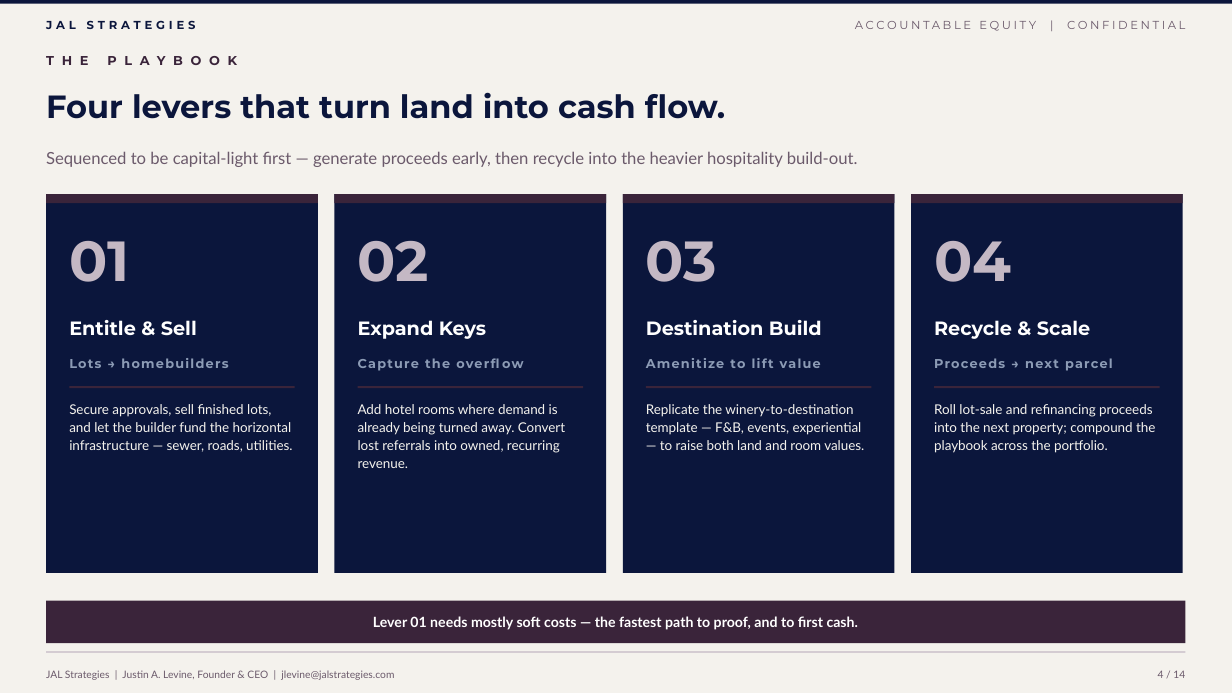
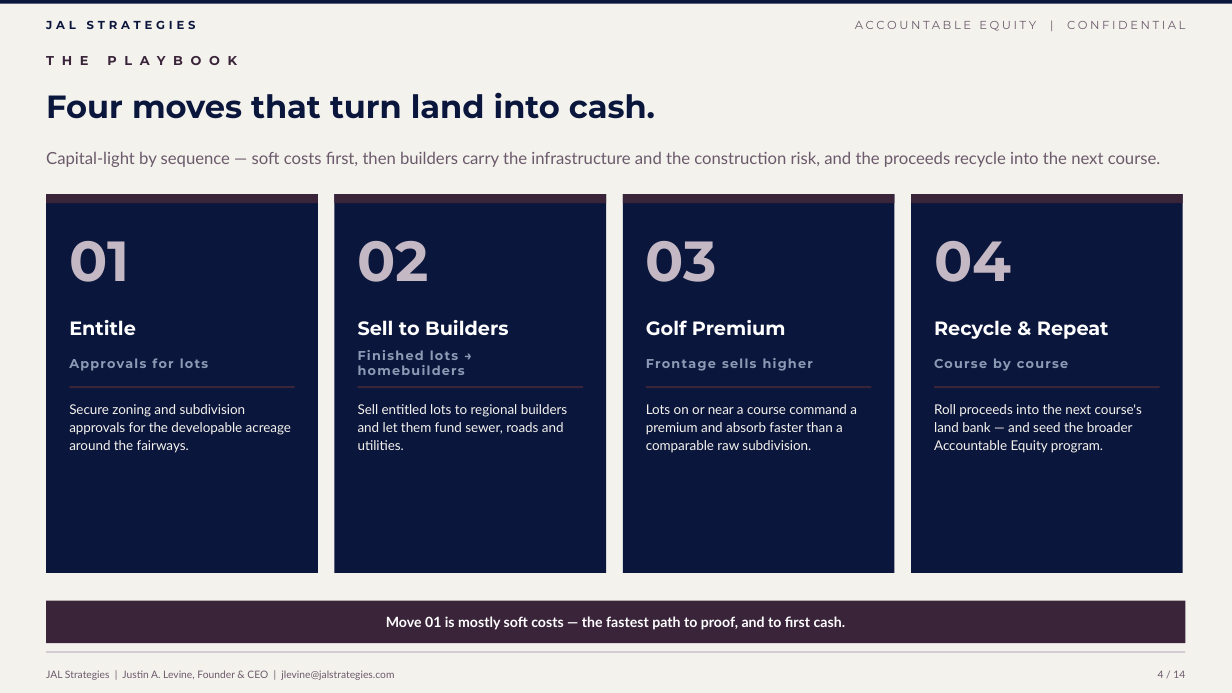
Before and after one commit to jlevine711/Apex, a slide deck: slide 4 of JAL_Accountable_Equity_Proposal.pptx. Drawn at 1232x693 pixels with LibreOffice and Linux fonts; fonts in the diff are those of the drawing. Boxes give left, top, right and bottom in pixels: in the first picture for what was removed or moved away, otherwise in the second. Text is boxed around its words. In the diff, an @@ line names an element or a change of style, - is before the commit and + after.

```diff
--- a/JAL_Accountable_Equity_Proposal.pptx
+++ b/JAL_Accountable_Equity_Proposal.pptx
@@ text at box(46, 92, 655, 119): text changed @@
-Four levers that turn land into cash flow.
+Four moves that turn land into cash.
@@ text at box(46, 151, 1160, 167): text changed @@
-Sequenced to be capital-light first — generate proceeds early, then recycle into the heavier hospitality build-out.
+Capital-light by sequence — soft costs first, then builders carry the infrastructure and the construction risk, and the proceeds recycle into the next course.
@@ text at box(69, 320, 136, 335): text changed @@
-Entitle & Sell
+Entitle
@@ text at box(358, 320, 508, 336): text changed @@
-Expand Keys
+Sell to Builders
@@ text at box(646, 320, 786, 336): text changed @@
-Destination Build
+Golf Premium
@@ text at box(934, 320, 1109, 339): text changed @@
-Recycle & Scale
+Recycle & Repeat
@@ text at box(69, 358, 208, 371): text changed @@
-Lots → homebuilders
+Approvals for lots
@@ text at box(358, 350, 465, 375): text changed @@
-Capture the overflow
+Finished lots → homebuilders
@@ text at box(646, 358, 813, 371): text changed @@
-Amenitize to lift value
+Frontage sells higher
@@ text at box(934, 358, 1068, 371): text changed @@
-Proceeds → next parcel
+Course by course
@@ text at box(69, 404, 291, 453): text changed @@
-Secure approvals, sell finished lots, and let the builder fund the horizontal infrastructure — sewer, roads, utilities.
+Secure zoning and subdivision approvals for the developable acreage around the fairways.
@@ text at box(358, 404, 568, 450): text changed @@
-Add hotel rooms where demand is already being turned away. Convert lost referrals into owned, recurring revenue.
+Sell entitled lots to regional builders and let them fund sewer, roads and utilities.
@@ text at box(646, 404, 857, 453): text changed @@
-Replicate the winery-to-destination template — F&B, events, experiential — to raise both land and room values.
+Lots on or near a course command a premium and absorb faster than a comparable raw subdivision.
@@ text at box(934, 404, 1142, 453): text changed @@
-Roll lot-sale and refinancing proceeds into the next property; compound the playbook across the portfolio.
+Roll proceeds into the next course's land bank — and seed the broader Accountable Equity program.
@@ text at box(386, 616, 846, 630): text changed @@
-Lever 01 needs mostly soft costs — the fastest path to proof, and to first cash.
+Move 01 is mostly soft costs — the fastest path to proof, and to first cash.
```
Also in this commit, not shown: 10 other slides changed, 2 slides added, 2 slides removed, 2 other files.
